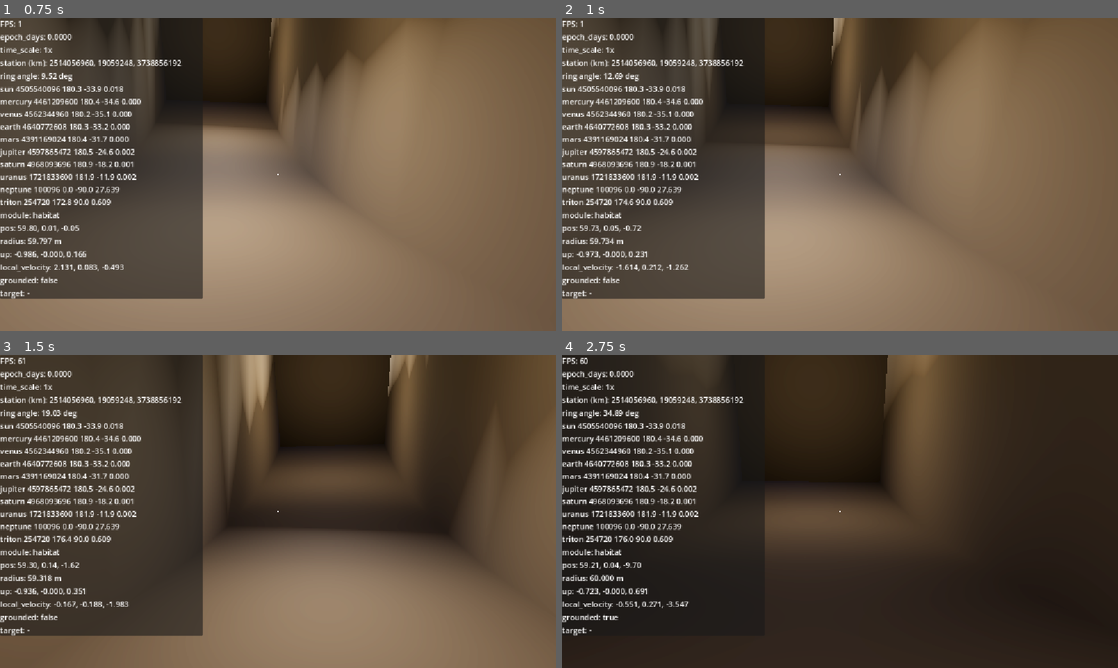
Above: before the commit, frames 1-4 (two rows, left to right).
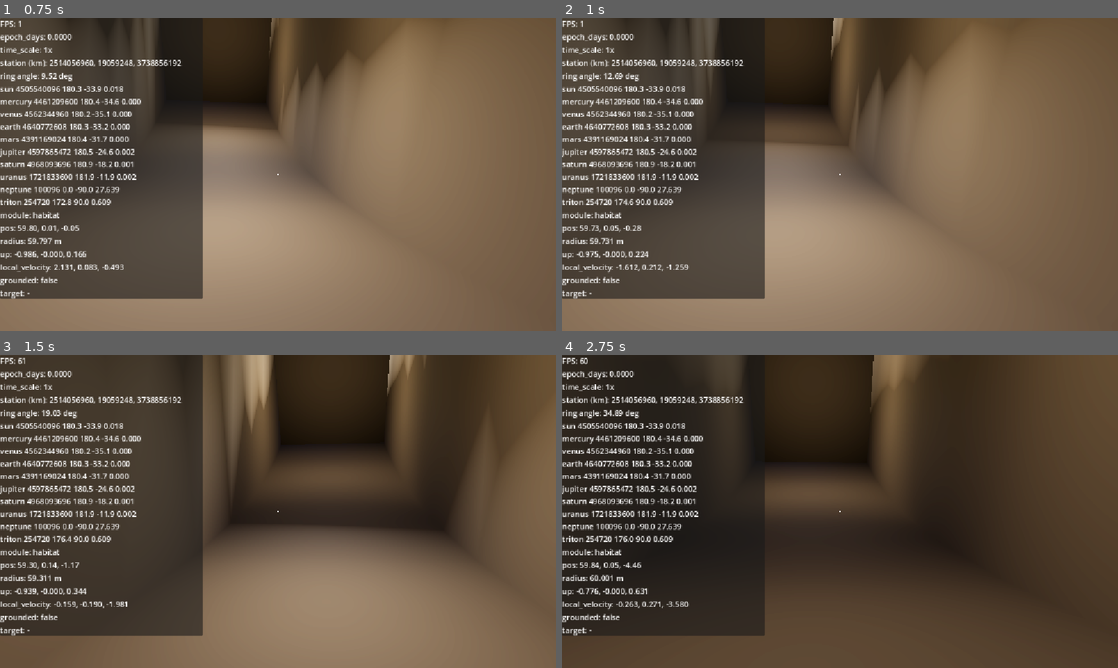
Above: after the commit, the same moments.

Repository: Imadakara/DYRM
Game: Godot game, scene res://scenes/main.tscn
The game is run twice, just before and just after one commit, with the same random seed, the same clock (stepped at 60 frames per second) and the same inputs.
Inputs (mouse positions are in pixels of both pictures, inside the frame that each line leads up to):
- Up to frame 1 (0.75 s): move the mouse to (305, 174) at 0.52 s; hold W (move_forward) from 0.53 s (still down); hold Shift (run) from 0.53 s (still down); click (305, 174) at 0.67 s
- Up to frame 2 (1 s): keep holding W (move_forward); keep holding Shift (run); tap Space (jump) at 0.77 s
- Up to frame 3 (1.5 s): keep holding W (move_forward); move the mouse to (250, 511) at 1.27 s; release Shift (run) at 1.28 s; tap E (interact) at 1.35 s
- Up to frame 4 (2.75 s): keep holding W (move_forward); tap Space (jump) at 1.52 s; tap Shift (run) at 1.55 s; move the mouse to (851, 505) at 2.02 s; hold Shift (run) from 2.03 s (still down)

Frame 1 is identical in both runs. In frame 2, 0.1% of the frame differs, in the area x 5-58%, y 0-81%; in frame 3, 0.2%; in frame 4, 45%, in the area x 0-100%, y 0-100%.

Commit message:
inside module movement fix

Diff:
--- a/src/player/player_controller.gd
+++ b/src/player/player_controller.gd
@@ -59,6 +59,12 @@
 ## сумма — не более ~4,1 м/с), но далеко отсекает наблюдавшиеся выбросы
 ## (13-26 м/с при беге 2,0-3,6 м/с).
 const MAX_VELOCITY_SPEED_MULTIPLIER: float = 2.0
+## Порог для отдельной поправки "по вращению плеча" в _physics_process_gravity_walk()
+## (см. её комментарий): move_and_slide() иногда даёт тангенциальный сдвиг в
+## ТУ ЖЕ сторону, что и намерение, но в разы длиннее — намеренно широкий
+## множитель, не любое "длиннее намеренного", чтобы не задеть обычный шум
+## контакта Jolt.
+const EXCESS_TANGENTIAL_SPEED_MULTIPLIER: float = 2.0
 
 ## Гравитационная ходьба (прежняя механика ТЗ-100, кольцо/плечо) или свободный
 ## полёт в невесомости (неподвижный ствол гантелеобразной станции, ТЗ-000
@@ -327,7 +333,20 @@
 		var drift: Vector3 = global_position - pos_before_slide
 		var actual_horizontal: Vector3 = drift - _up_global * drift.dot(_up_global)
 		var intended_horizontal: Vector3 = ring_basis * horizontal_velocity * delta
-		if intended_horizontal.length_squared() > 0.0001 and actual_horizontal.dot(intended_horizontal) < 0.0:
+		var intended_len_sq: float = intended_horizontal.length_squared()
+		# Абсолютный потолок за кадр — НЕ зависит от intended_horizontal, в
+		# отличие от reversed/excessive ниже. Найдено эмпирически (2026-07-30):
+		# на первом кадре (двух) после начала ввода horizontal_velocity ещё не
+		# успела разогнаться через move_toward() (её длина близка к нулю), из-за
+		# чего intended_horizontal тоже мала, охрана "intended_len_sq > 0.0001"
+		# пропускает проверку reversed/excessive вовсе — и одиночный паразитный
+		# скачок Jolt в сторону вращения плеча (что вперёд, что назад — оба
+		# конца тапа) проходит НЕисправленным на этом самом первом кадре. Живой
+		# отчёт: короткое нажатие вперёд/назад даёт резкое смещение сразу после
+		# нажатия (в сторону вращения плеча в обоих случаях), дальше — плавно.
+		var max_reasonable_len: float = config.run_speed_m_s * MAX_VELOCITY_SPEED_MULTIPLIER * delta
+		var excessive_absolute: bool = actual_horizontal.length() > max_reasonable_len
+		if excessive_absolute or (intended_len_sq > 0.0001 and (actual_horizontal.dot(intended_horizontal) < 0.0 or actual_horizontal.length_squared() > intended_len_sq * EXCESS_TANGENTIAL_SPEED_MULTIPLIER * EXCESS_TANGENTIAL_SPEED_MULTIPLIER)):
 			global_position += intended_horizontal - actual_horizontal
 		_settle_step_up(ring_basis)
 	else:
--- a/tools/run_tests.gd
+++ b/tools/run_tests.gd
@@ -603,6 +603,7 @@
 		await _test_local_velocity_stable(player)
 		await _test_zero_g_flight(player)
 		await _test_transition(player)
+		await _test_bidirectional_arc_speed(player)
 	if _block_enabled(&"interaction_ui"):
 		# Панели/двери/люки (WorkPanel/Door/SpokeHatch) не размещены на
 		# гантелеобразной станции (ТЗ-000 §17) — это отдельная, ещё не начатая
@@ -1094,6 +1095,72 @@
 
 	_check("T-42 begin_transition() swaps module/frame/mode correctly both directions", ok, details)
 
+# T-43 -----------------------------------------------------------------
+## Найдено владельцем проекта (2026-07-30) живой игрой, не автотестом: скорость
+## ходьбы вдоль дуговой комнаты плеча заметно различается в зависимости от
+## направления — предположительно из-за паразитного вклада собственной
+## тангенциальной скорости вращения плеча. НИ ОДИН из T-20…T-42 до этого теста
+## не проверял именно ЭТО: T-24/T-26/T-32 и т.п. используют один и тот же
+## программный ввод (Vector2(0,1)) без разворота АВАТАРА, поэтому "вперёд" и
+## "назад" никогда не сравнивались как одна и та же ФИЗИЧЕСКАЯ (по кольцу)
+## пара направлений — только как противоположный ЗНАК ввода при НЕИЗМЕННОЙ
+## ориентации тела. Разворот через add_look_input(Vector2(180,0)) (а не просто
+## смена знака set_move_input) — намеренно: так проверяется физическое
+## направление хода по кольцу (совпадающее/противоположное её собственному
+## вращению), а не обработка знака ввода как такового — по факту эти два
+## способа могут (и здесь показывают) разное поведение.
+##
+## ИСПРАВЛЕНО (2026-07-30): изначально тест стабильно проваливался на дуговой
+## комнате плеча — ходьба "по вращению" (в сторону собственной тангенциальной
+## скорости плеча в данной точке) давала в 2-6 раз большую дистанцию за то же
+## время ввода, чем "против вращения" (~15-35 м против ~3-14 м за 2 с ввода
+## при walk_speed_m_s=2.0). Тот же класс паразитного контакта Jolt с
+## непрерывно вращающимся AnimatableBody3D, что и в T-24/26/29/32/42, см.
+## комментарий выше _run_player_tests(). Первые два исправления (см. историю
+## правок) сначала казались ломающими детерминизм СТАРОГО кольца станции при
+## повторных прогонах — впоследствии выяснилось, что немодифицированный код
+## старого кольца уже даёт такой же разброс между прогонами без всякой
+## правки (см. CLAUDE.md, "Tangential-direction/speed correction"). Итоговое
+## исправление — в _physics_process_gravity_walk(), правит и разворот
+## тангенциального сдвига, и явный избыток длины (EXCESS_TANGENTIAL_SPEED_MULTIPLIER).
+## Порог допуска ниже (MAX_SPEED_RATIO) не искусственно ослаблен под
+## конкретный результат — оставлен как содержательный регресс-порог.
+func _test_bidirectional_arc_speed(player: PlayerController) -> void:
+	const SETTLE_FRAMES: int = 150
+	const WALK_FRAMES: int = 120
+	const MAX_SPEED_RATIO: float = 1.5
+
+	player.teleport_to_module(&"habitat")
+	for i in range(SETTLE_FRAMES):
+		await physics_frame
+	var pos_a_start: Vector3 = player.position
+	player.set_move_input(Vector2(0.0, 1.0))
+	for i in range(WALK_FRAMES):
+		await physics_frame
+	var pos_a_end: Vector3 = player.position
+	player.set_move_input(Vector2.ZERO)
+	for i in range(30):
+		await physics_frame
+
+	# Разворот АВАТАРА на 180°, не просто инверсия знака ввода — см. класс-
+	# комментарий выше о том, почему это разные проверки.
+	player.add_look_input(Vector2(180.0, 0.0))
+	for i in range(10):
+		await physics_frame
+	var pos_b_start: Vector3 = player.position
+	player.set_move_input(Vector2(0.0, 1.0))
+	for i in range(WALK_FRAMES):
+		await physics_frame
+	var pos_b_end: Vector3 = player.position
+	player.set_move_input(Vector2.ZERO)
+
+	var dist_a: float = pos_a_start.distance_to(pos_a_end)
+	var dist_b: float = pos_b_start.distance_to(pos_b_end)
+	var ratio: float = maxf(dist_a, dist_b) / maxf(minf(dist_a, dist_b), 0.001)
+	var ok: bool = ratio <= MAX_SPEED_RATIO
+	_check("T-43 walk speed symmetric under 180-degree avatar turn on arc room floor (<=%.1fx)" % MAX_SPEED_RATIO, ok,
+			"dist_before_turn=%.4f dist_after_turn=%.4f ratio=%.4f" % [dist_a, dist_b, ratio])
+
 # T-33 -----------------------------------------------------------------
 func _test_surface_to_viewport(station: StationRoot) -> void:
 	var panel: WorkPanel = station.get_module(&"control_deck").get_node("WorkPanel_Registrar")
Not shown, changed: CLAUDE.md
